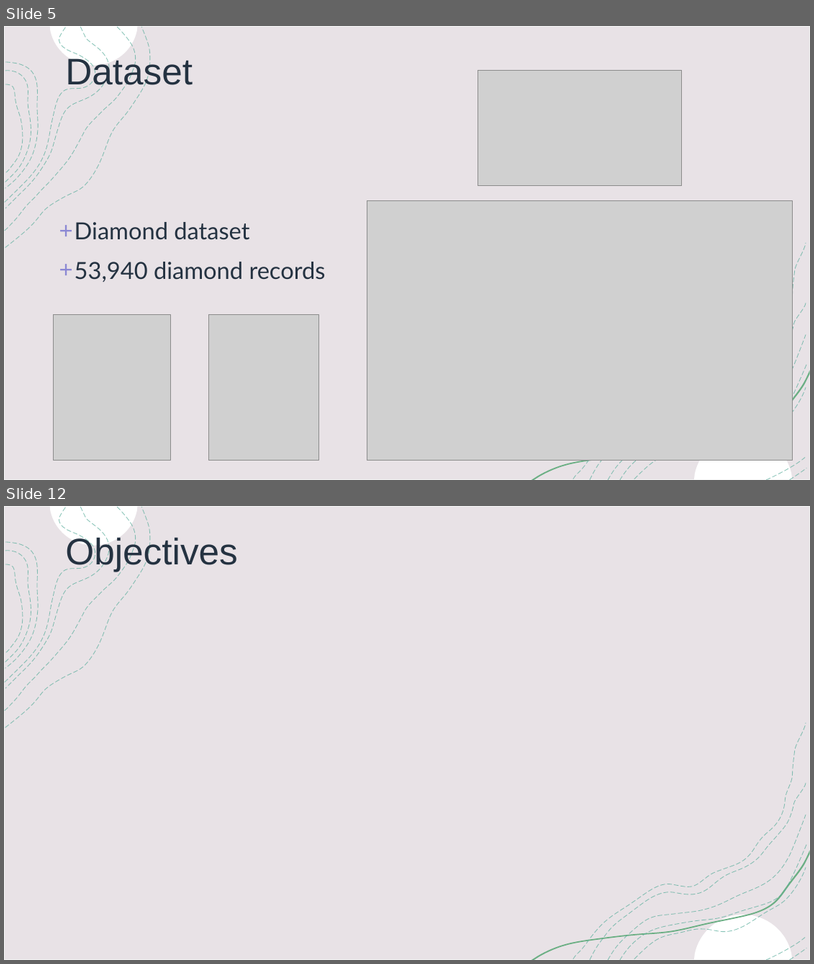
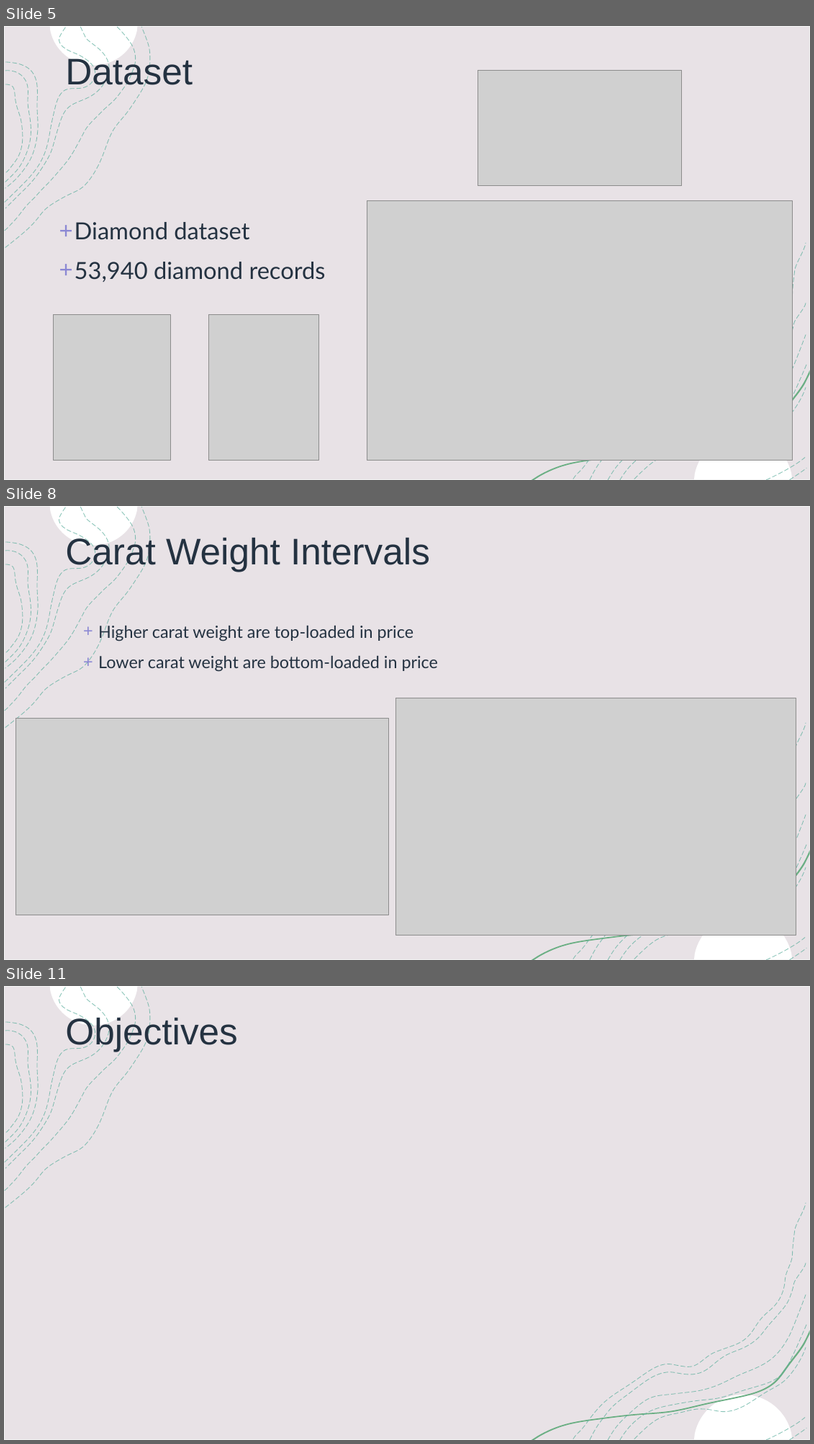
Before and after one commit to nnushart/Capstone3_DiamondPricePrediction, a slide deck: Documentation/DiamondPricePrediction.pptx. Shown one above the other, each under a label of ours: slides 5 and 12 before the commit, slides 5, 8 and 11 after it; the slides between them are not shown. The pictures are 814x964 and 814x1444 pixels, drawn with LibreOffice and Linux fonts; fonts in the diff are those of the drawing; grey boxes stand for pictures. Boxes give left, top, right and bottom in pixels: in the first picture for what was removed or moved away, otherwise in the second. Text is boxed around its words. In the diff, an @@ line names an element or a change of style, - is before the commit and + after.

```diff
--- a/Documentation/DiamondPricePrediction.pptx
+++ b/Documentation/DiamondPricePrediction.pptx
@@ slide 8 added at [4,506,810,960], background #FFFFFF; not listed: 18 template elements that a slide beside it also shows @@
@@ title added at [65,535,430,572], 44 pt, text #243241 @@
+Carat Weight Intervals
@@ text added at [98,623,438,672], 20 pt, text #243241 @@
++ Higher carat weight are top-loaded in price
++ Lower carat weight are bottom-loaded in price
@@ picture added at [396,698,797,935] @@
@@ picture added at [16,718,389,915] @@
@@ what was slide 12 is now slide 11 @@
```
Also in this commit, not shown: 3 slides changed, 2 other slides added, 1 other file.
